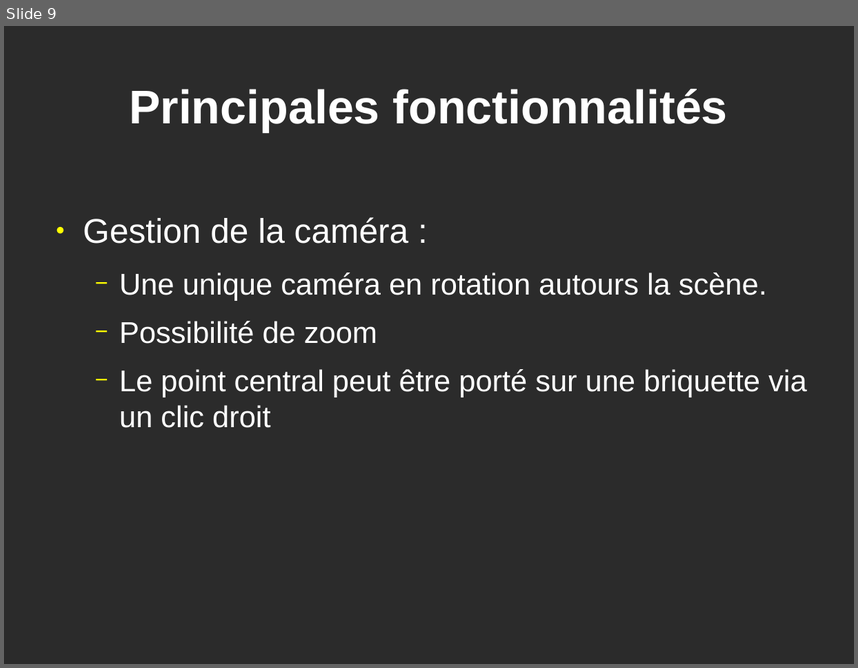
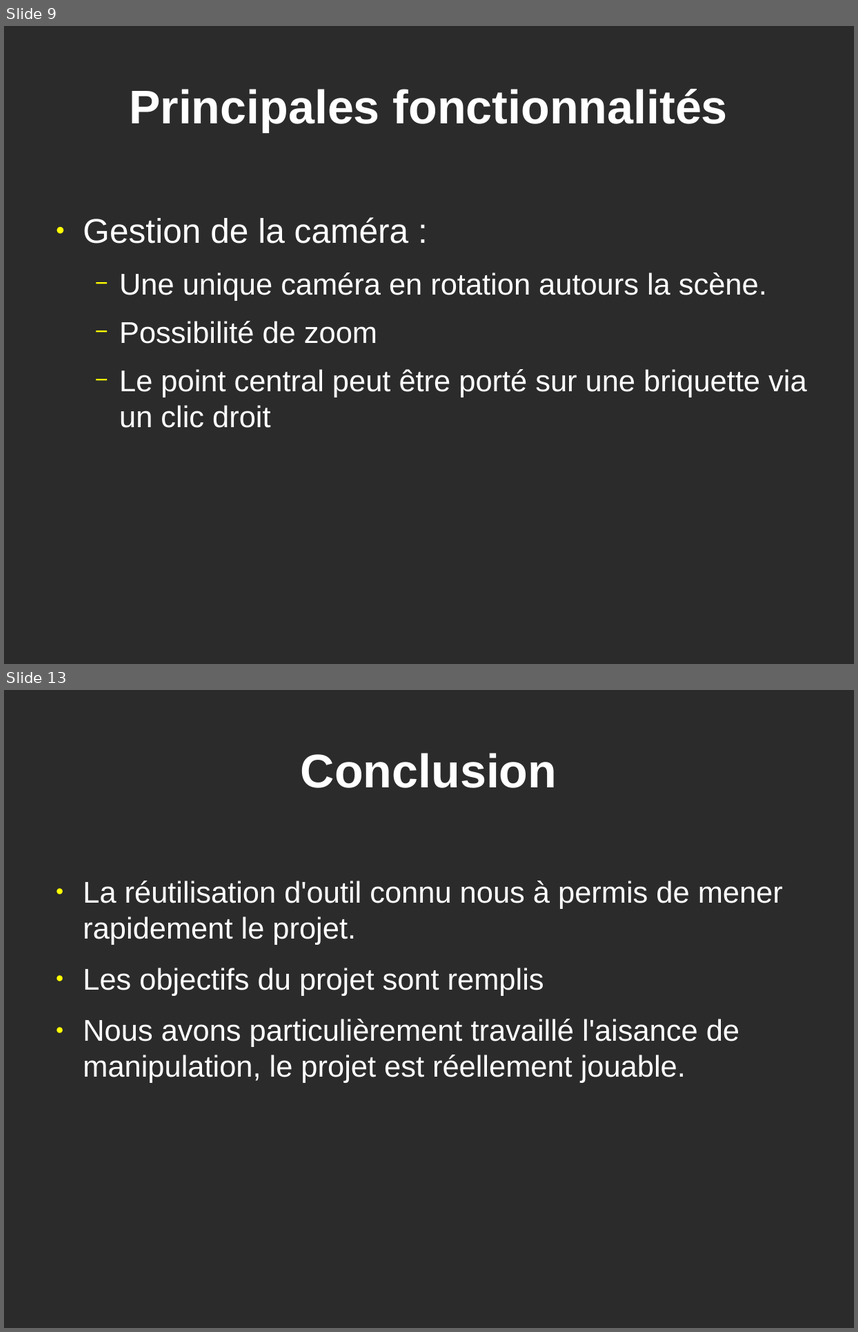
Before and after one commit to GuillaumeSmaha/BriquettePhysique, a slide deck: rapport/presentation/presentation_briquette.odp. Shown one above the other, each under a label of ours: slide 9 before the commit, slides 9 and 13 after it; the slides between them are not shown. The pictures are 858x668 and 858x1332 pixels, drawn with LibreOffice and Linux fonts; fonts in the diff are those of the drawing; background and template pictures are left out; a plain dark background stands for a picture behind light text. Boxes give left, top, right and bottom in pixels: in the first picture for what was removed or moved away, otherwise in the second. Text is boxed around its words. In the diff, an @@ line names an element or a change of style, - is before the commit and + after.

```diff
--- a/rapport/presentation/presentation_briquette.odp
+++ b/rapport/presentation/presentation_briquette.odp
@@ slide 13 added at [4, 690, 854, 1328], background picture (left out) @@
@@ title added at [301, 753, 557, 788], 44 pt, text #FFFFFF, bold @@
+Conclusion
@@ text added at [83, 880, 783, 1083], 28 pt, text #FFFFFF @@
+● La réutilisation d'outil connu nous à permis de mener rapidement le projet.
+● Les objectifs du projet sont remplis
+● Nous avons particulièrement travaillé l'aisance de manipulation, le projet est réellement jouable.
```
Also in this commit, not shown: 2 slides changed, 2 other slides added.
